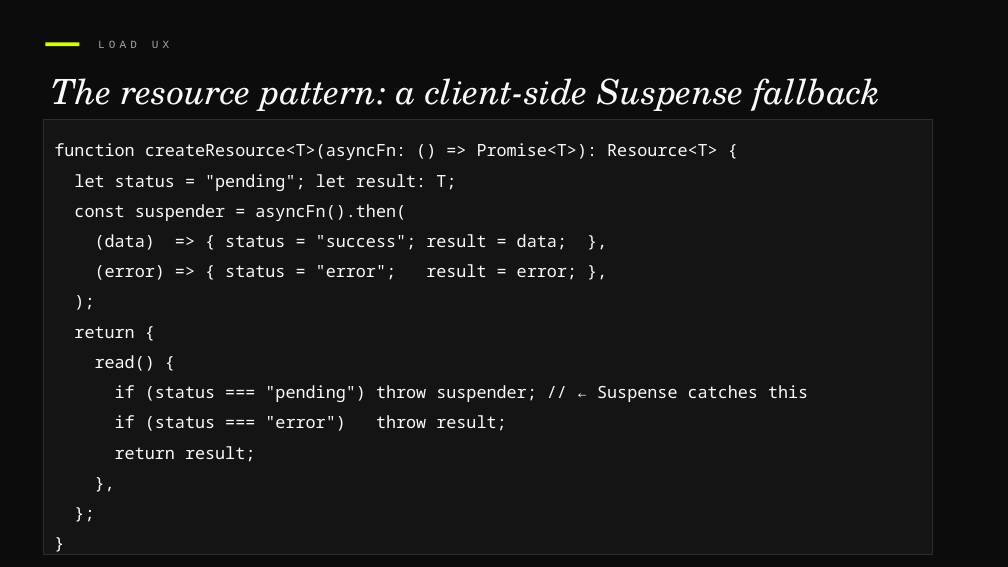
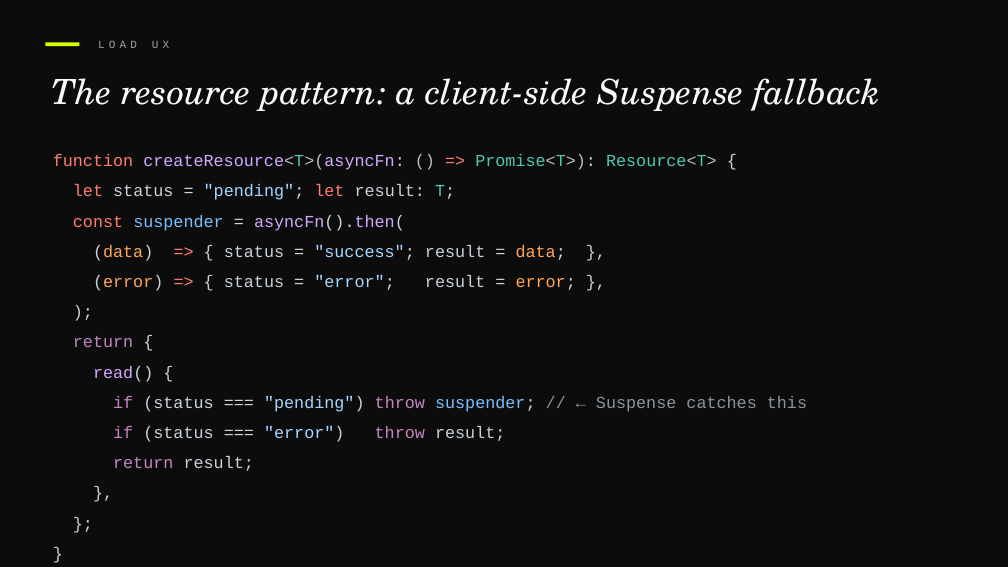
Before and after one commit to devlinduldulao/module-federation-demo, a slide deck: slide 16 of presentation/module-federation.pptx. Drawn at 1008x567 pixels with LibreOffice and Linux fonts; fonts in the diff are those of the drawing. Boxes give left, top, right and bottom in pixels: in the first picture for what was removed or moved away, otherwise in the second. Text is boxed around its words. In the diff, an @@ line names an element or a change of style, - is before the commit and + after.

```diff
--- a/presentation/module-federation.pptx
+++ b/presentation/module-federation.pptx
@@ text "function createResource<T>(asyncFn: () => Promise<T>): ...": place and size @@
-text "function createResource<T>(asyncFn: () => Promise<T>): ..." at (44, 119, 932, 554)
+text "function createResource<T>(asyncFn: () => Promise<T>): ..." at (53, 154, 807, 442)
@@ text "function createResource<T>(asyncFn: () => Promise<T>): ..." at (53, 154, 807, 442): font Noto Sans Mono to Courier New; text colour #FAFAF9 to #FF7B72 in "function =>", "let let", "const", "=>" and 1 more places; text colour #FAFAF9 to #D2A8FF in "createResource<T>(asyncFn:", "asyncFn().then(", "read()"; text colour #FAFAF9 to #BBBEBF in "createResource<T>(asyncFn: () Promise<T>): Resource<T>"; text colour #FAFAF9 to #4EC9B0 in "createResource<T>(asyncFn: Promise<T>): Resource<T>", "T;"; text colour #FAFAF9 to #D4D4D4 in "createResource<T>(asyncFn: Promise<T>):", "= result:", "=", "= =" and 3 more places; text colour #FAFAF9 to #C9D1D9 in "{", "status "pending"; result: T;", "asyncFn().then(", "(data) { status "success"; result data; }," and 10 more places; text colour #FAFAF9 to #A5D6FF in ""pending";", ""success";", ""error";", ""pending")" and 1 more places; text colour #FAFAF9 to #79C0FF in "suspender", "suspender;"; text colour #FAFAF9 to #FFA657 in "(data) data;", "(error) error;"; text colour #FAFAF9 to #C586C0 in "return", "if throw", "if throw", "return"; text colour #FAFAF9 to #8B949E in "// ← Suspense catches this"; fill #141414 to none; outline #2E2E2E 0.75 pt to none @@
```
Also in this commit, not shown: 15 other slides changed, 1 slide removed.
